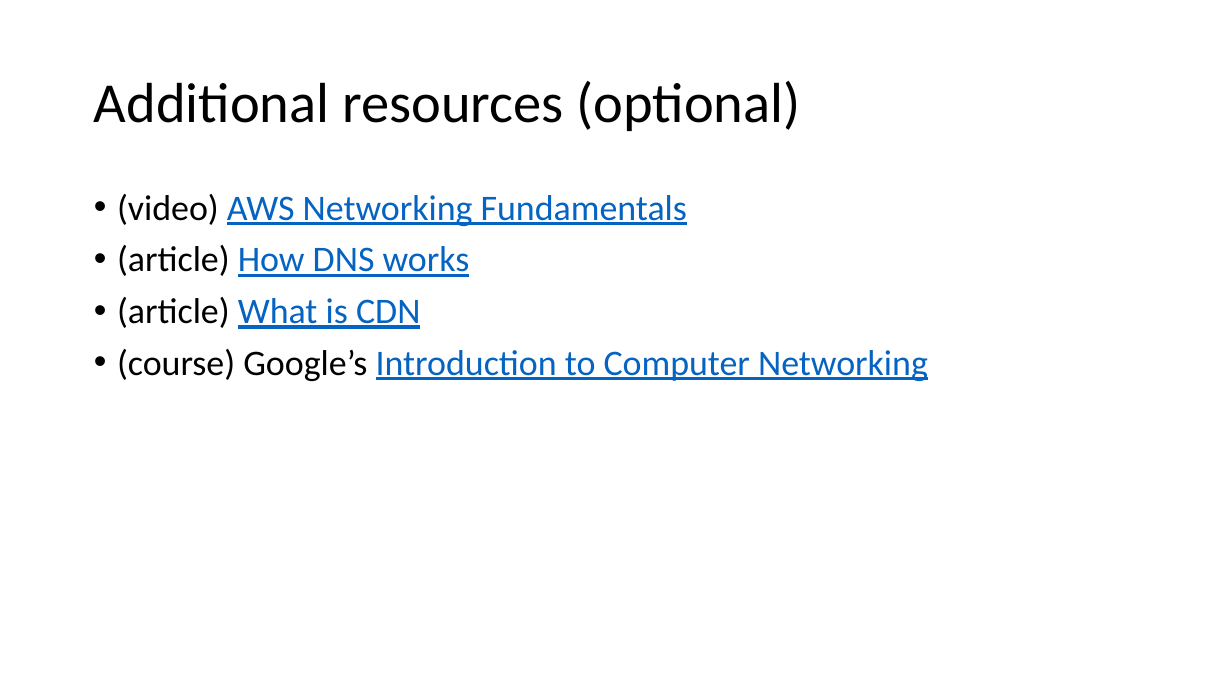
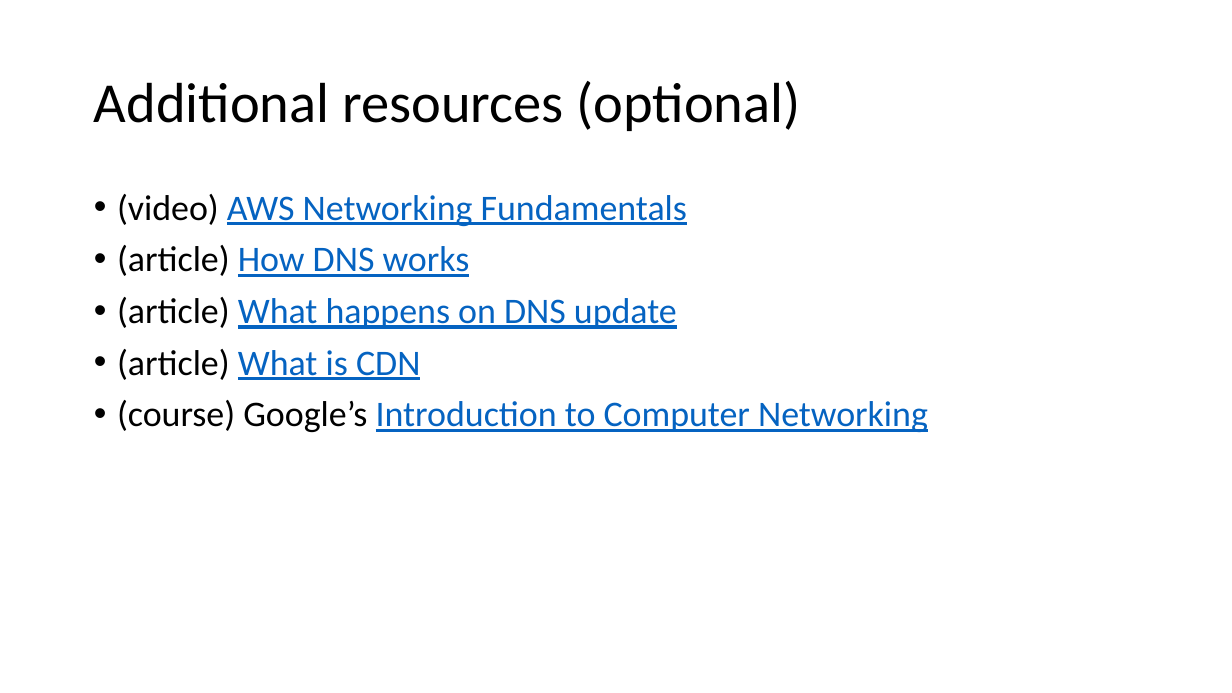
Before and after one commit to v1r7u/cloud_computing_old, a slide deck: slide 56 of presentations/03_Core_Services.pptx. Drawn at 1232x693 pixels with LibreOffice and Linux fonts; fonts in the diff are those of the drawing. Boxes give left, top, right and bottom in pixels: in the first picture for what was removed or moved away, otherwise in the second. Text is boxed around its words. In the diff, an @@ line names an element or a change of style, - is before the commit and + after.

```diff
--- a/presentations/03_Core_Services.pptx
+++ b/presentations/03_Core_Services.pptx
@@ text at <box>117,297,677,329</box>: paragraph added @@
+• (article) What happens on DNS update
```
Also in this commit, not shown: 2 other slides changed, 4 other files.
